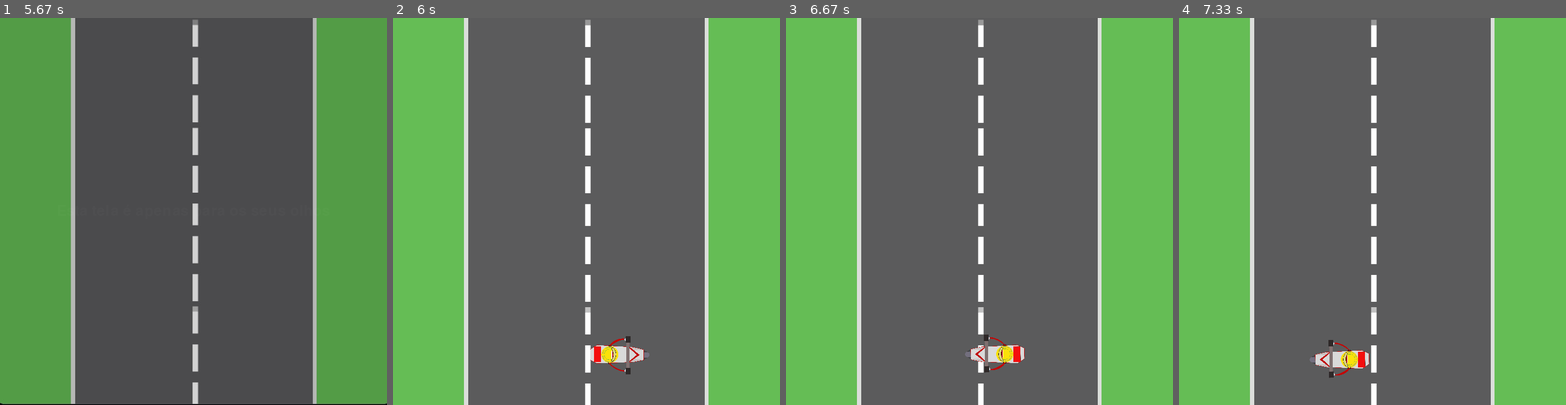
Above: before the commit, frames 1-4 (left to right).
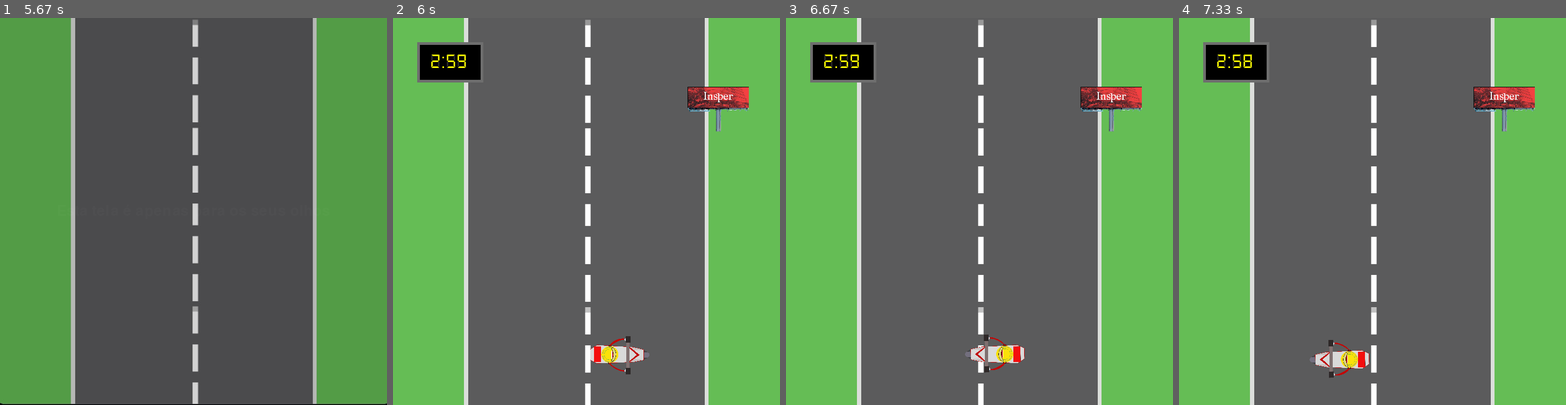
Above: after the commit, the same moments.

Repository: Danilo-C-Ramos/Pygame
Game: pygame game, started from Main.py
Two runs of this game, one before a commit and one after it. Both use one fixed random seed, a clock stepped at 60 frames per second and the inputs below.
Inputs:
- Up to frame 1 (5.67 s): hold D 0.33-0.8 s; hold W 0.83-1.13 s
- Up to frame 2 (6 s): hold D from 5.8 s (still down)
- Up to frame 3 (6.67 s): release D at 6.27 s; hold A from 6.3 s (still down)
- Up to frame 4 (7.33 s): release A at 6.83 s; hold S 6.87-7.17 s; hold A from 7.2 s (still down)

Frame 1 is identical in both runs. In frame 2, 2.7% of the frame differs, in the area x 6-92%, y 6-30%; in frame 3, 2.7%; in frame 4, 2.7%.

Commit message:
end_screen v2

Diff:
--- a/Main.py
+++ b/Main.py
@@ -233,10 +233,10 @@
 
     if acertos == total_acertos:
         state = FIM_V
-        end_screen(assets, state)
+        end_screen(window, assets, state)
     elif erros == max_erros:
         state = FIM_D
-        end_screen(assets, state)
+        end_screen(window, assets, state)
 
 
     paredes.draw(window)
@@ -285,20 +285,21 @@
             decisao=False
     '''
 
-    #if state in retas:
-    #    window.blit(assets[modulo],(CANTO_SUPERIOR))
+    if state in retas:
+        window.blit(assets[modulo],(CANTO_SUPERIOR))
     infos.draw(window)
     all_sprites.draw(window)
 
-    #if state not in [INIT, TUTORIAL, TELA_INICIO, TELA_OLHO]:
-
-    #    tempo += 1
-    #    tempo_atual = END_TIME - (tempo / FPS)
-
-    #    timer(window, assets, tempo_atual)
-
-    #    if tempo_atual == 0:
-    #        state = FIM
+    if state not in [INIT, TUTORIAL, TELA_INICIO, TELA_OLHO]:
+
+        tempo += 1
+        tempo_atual = END_TIME - (tempo / FPS)
+
+        timer(window, assets, tempo_atual)
+
+        if tempo_atual == 0:
+            state = FIM_D
+            end_screen(window, assets, state)
 
 
     pygame.display.update()
--- a/assets.py
+++ b/assets.py
@@ -364,8 +364,6 @@
     texto.set_alpha(alpha)
 
 
-
-
     clock = pygame.time.Clock()
     running = True
     state = TELA_INICIO
